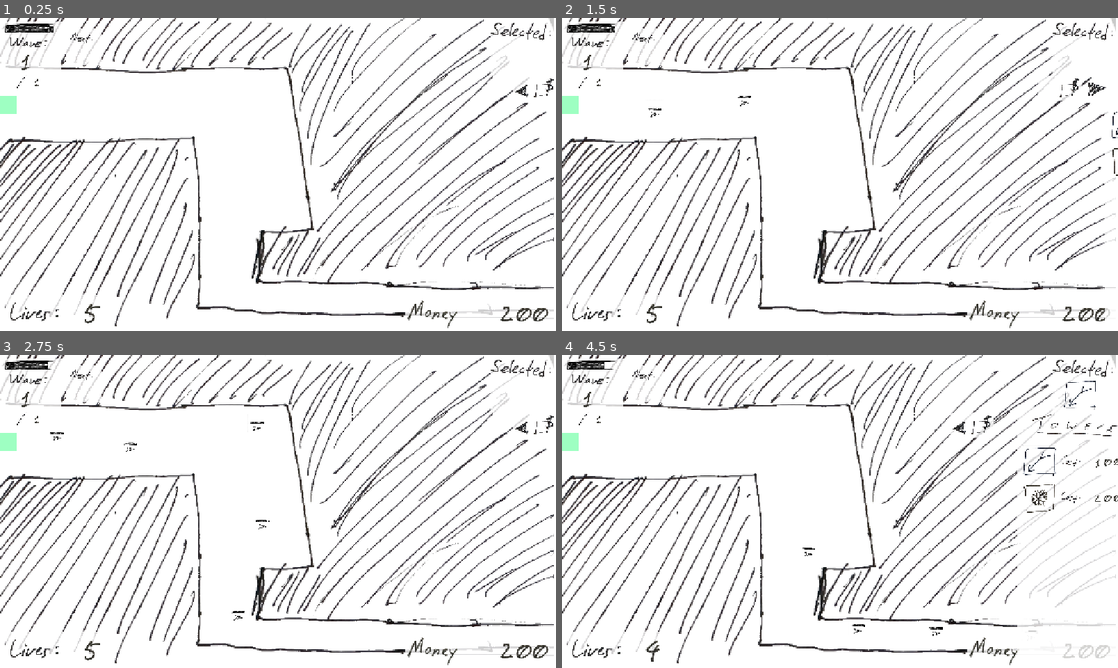
Above: before the commit, frames 1-4 (two rows, left to right).
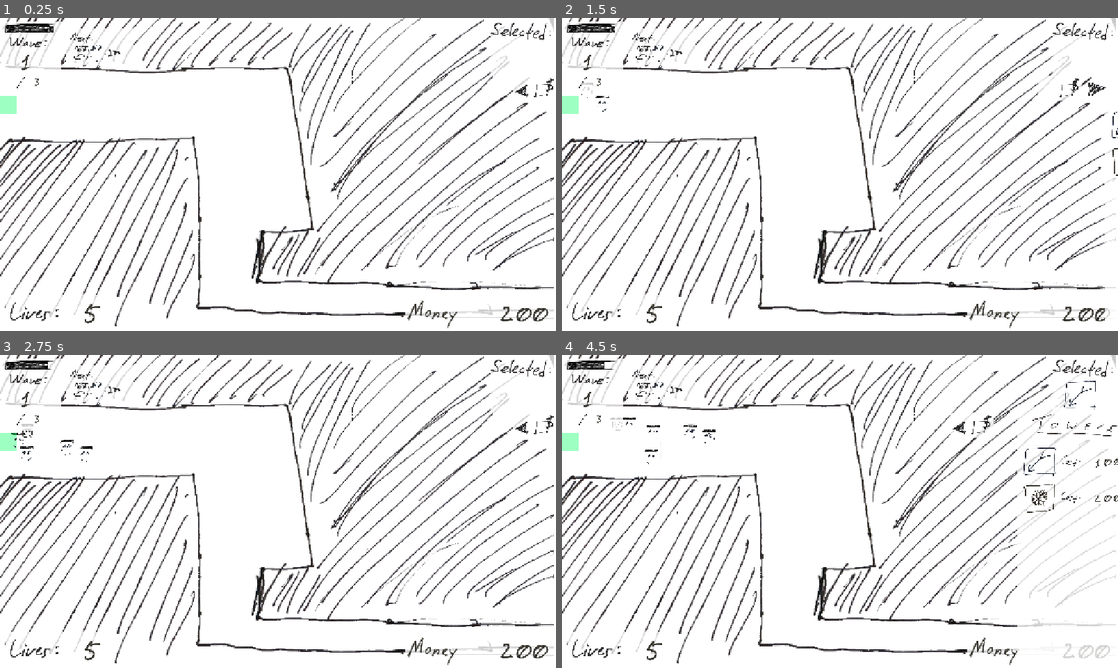
Above: after the commit, the same moments.

Repository: OzuYatamutsu/notebook-tower-defense
Game: Godot game, scene res://levels/test_level.tscn
Two runs of this game, one before a commit and one after it. Both use one fixed random seed, a clock stepped at 60 frames per second and the inputs below. This scene is started directly instead of the project's main scene.
Inputs (mouse positions are in pixels of both pictures, inside the frame that each line leads up to):
- Up to frame 1 (0.25 s): no input
- Up to frame 2 (1.5 s): click (1106, 86) at 0.5 s; click (1084, 89) at 1.25 s
- Up to frame 3 (2.75 s): click (428, 426) at 2 s
- Up to frame 4 (4.5 s): click (1106, 423) at 2.75 s; click (1084, 426) at 3.5 s; click (1023, 461) at 4.27 s

The runs differ from the first frame. In frame 1, 0.2% of the frame differs, in the area x 6-24%, y 3-22%; in frame 2, 0.3%; in frame 3, 0.5%; in frame 4, 0.5%, in the area x 6-86%, y 3-98%.

Commit message:
Add sprites for new tower types

Diff:
--- a/components/mob_pather.gd
+++ b/components/mob_pather.gd
@@ -19,6 +19,5 @@
         return
     progress_ratio += (child.SPEED * delta)
 
-
 func _on_mob_despawn(_mob) -> void:
     queue_free()
--- a/levels/level_1.gd
+++ b/levels/level_1.gd
@@ -6,7 +6,9 @@
         {"res://mobs/Basic.tscn": 10},
         {"res://mobs/Basic.tscn": 15},
         {"res://mobs/Basic.tscn": 15, "res://mobs/FatOne.tscn": 1},
-        {"res://mobs/Basic.tscn": 20, "res://mobs/FatOne.tscn": 10}
+        {"res://mobs/Basic.tscn": 20, "res://mobs/FatOne.tscn": 10},
+        {"res://mobs/Nyoom.tscn": 10},
+        {"res://mobs/Basic.tscn": 10, "res://mobs/Nyoom.tscn": 10}
     ]
 
 func _ready():
--- a/levels/test_level.gd
+++ b/levels/test_level.gd
@@ -2,10 +2,9 @@
 
 func _init() -> void:
     WAVE_CONTENTS = [
-        {"res://mobs/Nyoom.tscn": 5}
-        #{"res://mobs/Basic.tscn": 5, "res://mobs/FatOne.tscn": 1},
-        #{"res://mobs/Basic.tscn": 10, "res://mobs/FatOne.tscn": 5},
-        #{"res://mobs/Basic.tscn": 30, "res://mobs/FatOne.tscn": 10}
+        {"res://mobs/Basic.tscn": 5, "res://mobs/FatOne.tscn": 1},
+        {"res://mobs/Basic.tscn": 10, "res://mobs/Nyoom.tscn": 5, "res://mobs/FatOne.tscn": 5},
+        {"res://mobs/Basic.tscn": 30, "res://mobs/Nyoom.tscn": 10,"res://mobs/FatOne.tscn": 10}
     ]
 
 func _ready():
Binary file added: sprites/bullet_tower.png
Not shown, added: sprites/bullet_tower.png.import
Binary file added: sprites/laser_tower.png
Not shown, added: sprites/laser_tower.png.import
Binary file added: sprites/slow_plus_tower.png
Not shown, added: sprites/slow_plus_tower.png.import
Binary file added: sprites/slowthrower_tower.png
Not shown, added: sprites/slowthrower_tower.png.import
Binary file added: sprites/sniper_tower.png
Not shown, added: sprites/sniper_tower.png.import
Not shown, added: raw_assets/tower_types_2_raw.heic
